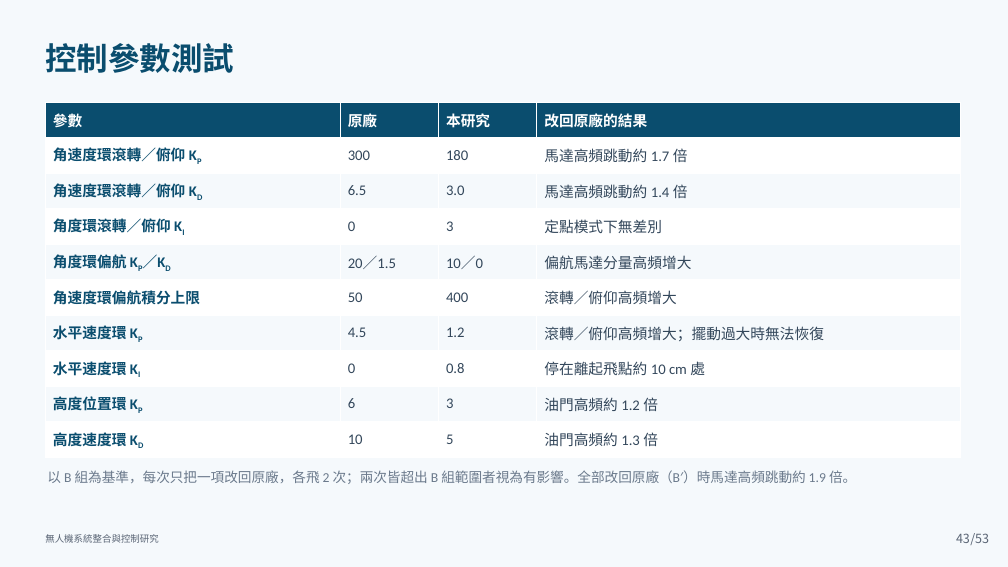
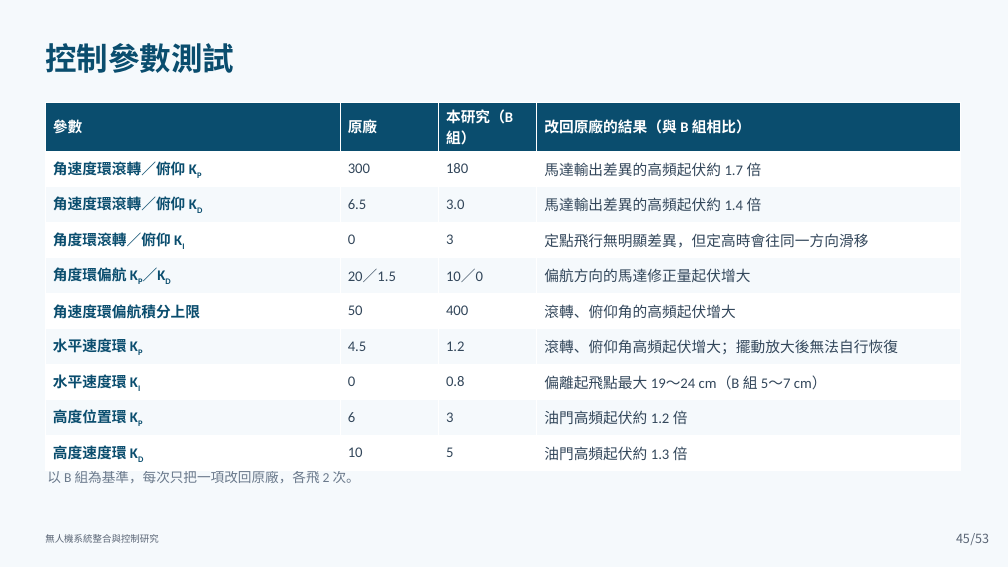
Before and after one commit to lingken1028/-, a slide deck: slide 45 of 無人機系統整合與控制研究_口試簡報 (2).pptx (slide 43 before the commit). Drawn at 1008x567 pixels with LibreOffice and Linux fonts; fonts in the diff are those of the drawing. Boxes give left, top, right and bottom in pixels: in the first picture for what was removed or moved away, otherwise in the second. Text is boxed around its words. In the diff, an @@ line names an element or a change of style, - is before the commit and + after.

```diff
--- a/無人機系統整合與控制研究_口試簡報 (2).pptx
+++ b/無人機系統整合與控制研究_口試簡報 (2).pptx
@@ table at [45, 102, 960, 468] @@
-row 1, column 3: 本研究
+row 1, column 3: 本研究（B組）
-row 1, column 4: 改回原廠的結果
+row 1, column 4: 改回原廠的結果（與 B 組相比）
-row 2, column 4: 馬達高頻跳動約 1.7 倍
+row 2, column 4: 馬達輸出差異的高頻起伏約 1.7 倍
-row 3, column 4: 馬達高頻跳動約 1.4 倍
+row 3, column 4: 馬達輸出差異的高頻起伏約 1.4 倍
-row 4, column 4: 定點模式下無差別
+row 4, column 4: 定點飛行無明顯差異，但定高時會往同一方向滑移
-row 5, column 4: 偏航馬達分量高頻增大
+row 5, column 4: 偏航方向的馬達修正量起伏增大
-row 6, column 4: 滾轉／俯仰高頻增大
+row 6, column 4: 滾轉、俯仰角的高頻起伏增大
-row 7, column 4: 滾轉／俯仰高頻增大；擺動過大時無法恢復
+row 7, column 4: 滾轉、俯仰角高頻起伏增大；擺動放大後無法自行恢復
-row 8, column 4: 停在離起飛點約 10 cm 處
+row 8, column 4: 偏離起飛點最大 19～24 cm（B 組 5～7 cm）
-row 9, column 4: 油門高頻約 1.2 倍
+row 9, column 4: 油門高頻起伏約 1.2 倍
-row 10, column 4: 油門高頻約 1.3 倍
+row 10, column 4: 油門高頻起伏約 1.3 倍
@@ text at [47, 471, 360, 483]: text changed @@
-以 B 組為基準，每次只把一項改回原廠，各飛 2 次；兩次皆超出 B 組範圍者視為有影響。全部改回原廠（B′）時馬達高頻跳動約 1.9 倍。
+以 B 組為基準，每次只把一項改回原廠，各飛 2 次。
@@ page number at [956, 534, 970, 543]: text changed @@
-43
+45
```
Also in this commit, not shown: 9 other slides changed, 1 slide added.
